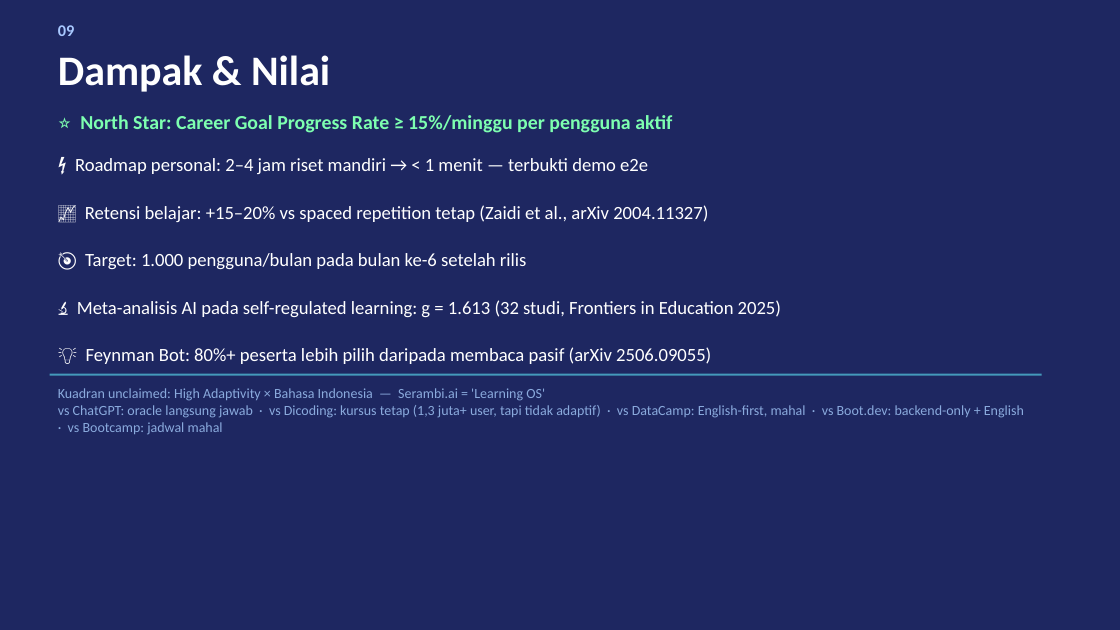
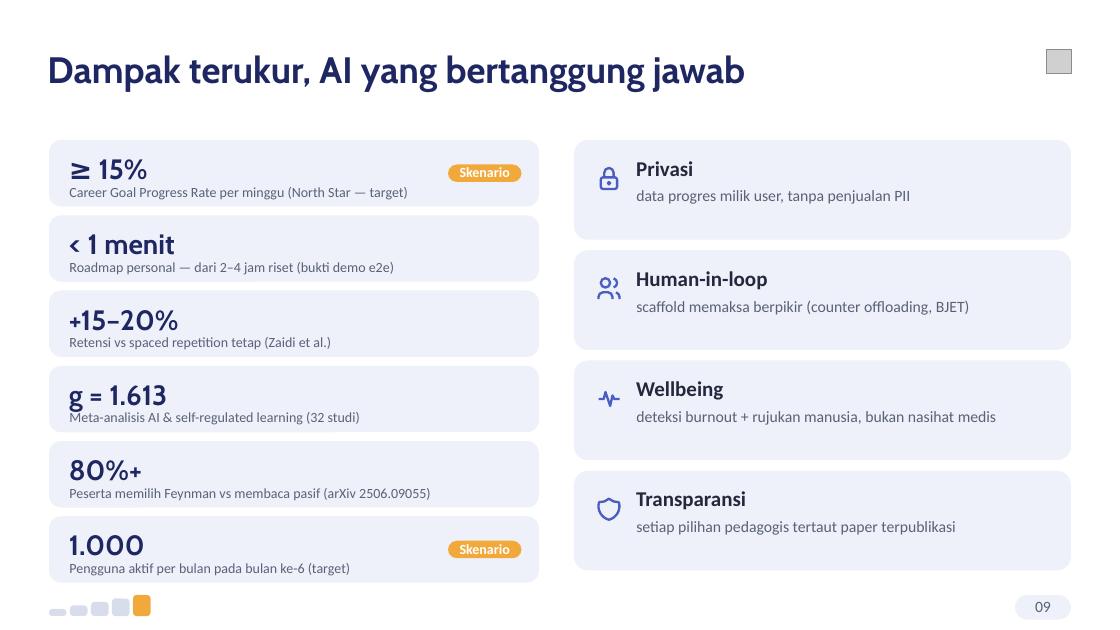
Before and after one commit to mmuchsin/serambi-ai, a slide deck: slide 9 of slides/serambi-pitch-deck.pptx. Drawn at 1120x630 pixels with LibreOffice and Linux fonts; fonts in the diff are those of the drawing; grey boxes stand for pictures. Boxes give left, top, right and bottom in pixels: in the first picture for what was removed or moved away, otherwise in the second. Text is boxed around its words. In the diff, an @@ line names an element or a change of style, - is before the commit and + after.

```diff
--- a/slides/serambi-pitch-deck.pptx
+++ b/slides/serambi-pitch-deck.pptx
@@ background #1E2761 to #FFFFFF @@
@@ text added at box(47, 55, 745, 92), 31.5 pt, text #1E2761, bold @@
+Dampak terukur, AI yang bertanggung jawab
@@ text removed at box(58, 55, 330, 92) @@
-Dampak & Nilai
@@ picture added at box(1047, 49, 1071, 73) @@
@@ text removed at box(80, 115, 672, 133) @@
-⭐ North Star: Career Goal Progress Rate ≥ 15%/minggu per pengguna aktif
@@ text removed at box(75, 158, 781, 364) @@
-⚡ Roadmap personal: 2–4 jam riset mandiri → < 1 menit — terbukti demo e2e
-📈 Retensi belajar: +15–20% vs spaced repetition tetap (Zaidi et al., arXiv 2004.11327)
-🎯 Target: 1.000 pengguna/bulan pada bulan ke-6 setelah rilis
-🔬 Meta-analisis AI pada self-regulated learning: g = 1.613 (32 studi, Frontiers in Education 2025)
-💡 Feynman Bot: 80%+ peserta lebih pilih daripada membaca pasif (arXiv 2506.09055)
@@ group added at box(49, 140, 539, 207): 3 texts, 2 rounded rectangles @@
+≥ 15%
+Career Goal Progress Rate per minggu (North Star — target)
+Skenario
@@ group added at box(574, 140, 1071, 240): 3 freeform shapes, 2 texts, 1 rounded rectangle @@
+Privasi
+data progres milik user, tanpa penjualan PII
@@ rounded rectangle added at box(49, 215, 539, 281), fill #EEF1F9 @@
@@ text added at box(88, 234, 175, 255), 24 pt, text #1E2761, bold @@
+< 1 menit
@@ text added at box(69, 262, 394, 275), 12 pt, text #5A6178 @@
+Roadmap personal — dari 2–4 jam riset (bukti demo e2e)
@@ rounded rectangle added at box(49, 291, 539, 357), fill #EEF1F9 @@
@@ text added at box(69, 310, 179, 331), 24 pt, text #1E2761, bold @@
++15–20%
@@ group added at box(574, 250, 1071, 350): 4 freeform shapes, 2 texts, 1 rounded rectangle @@
+Human-in-loop
+scaffold memaksa berpikir (counter offloading, BJET)
@@ text added at box(69, 337, 331, 349), 12 pt, text #5A6178 @@
+Retensi vs spaced repetition tetap (Zaidi et al.)
@@ rounded rectangle added at box(49, 365, 539, 432), fill #EEF1F9 @@
@@ rectangle removed at box(50, 374, 1042, 376) @@
@@ text removed at box(58, 388, 1024, 435) @@
-Kuadran unclaimed: High Adaptivity × Bahasa Indonesia — Serambi.ai = 'Learning OS'
-vs ChatGPT: oracle langsung jawab · vs Dicoding: kursus tetap (1,3 juta+ user, tapi tidak adaptif) · vs DataCamp: English-first, mahal · vs Boot.dev: backend-only + English · vs Bootcamp: jadwal mahal
@@ text added at box(69, 385, 167, 411), 24 pt, text #1E2761, bold @@
+g = 1.613
@@ text added at box(69, 411, 360, 425), 12 pt, text #5A6178 @@
+Meta-analisis AI & self-regulated learning (32 studi)
@@ group added at box(574, 360, 1071, 460): 2 texts, 1 rounded rectangle, 1 freeform shape @@
+Wellbeing
+deteksi burnout + rujukan manusia, bukan nasihat medis
@@ rounded rectangle added at box(49, 441, 539, 507), fill #EEF1F9 @@
@@ text added at box(69, 460, 142, 481), 24 pt, text #1E2761, bold @@
+80%+
@@ text added at box(69, 488, 431, 500), 12 pt, text #5A6178 @@
+Peserta memilih Feynman vs membaca pasif (arXiv 2506.09055)
@@ group added at box(574, 471, 1071, 571): 2 texts, 1 rounded rectangle, 1 freeform shape @@
+Transparansi
+setiap pilihan pedagogis tertaut paper terpublikasi
@@ group added at box(49, 517, 539, 583): 3 texts, 2 rounded rectangles @@
+1.000
+Pengguna aktif per bulan pada bulan ke-6 (target)
+Skenario
@@ group added at box(49, 595, 1071, 619): 6 rounded rectangles @@
@@ text "09": place and size @@
-text "09" at box(58, 25, 75, 36)
+text "09" at box(1035, 602, 1051, 612)
@@ text "09" at box(1035, 602, 1051, 612): size 14 to 13.5 pt, text colour #A8C8FF to #5A6178, bold off; alignment left to centre @@
```
Also in this commit, not shown: 9 other slides changed, 1 slide added, 1 slide removed, 13 other files.
